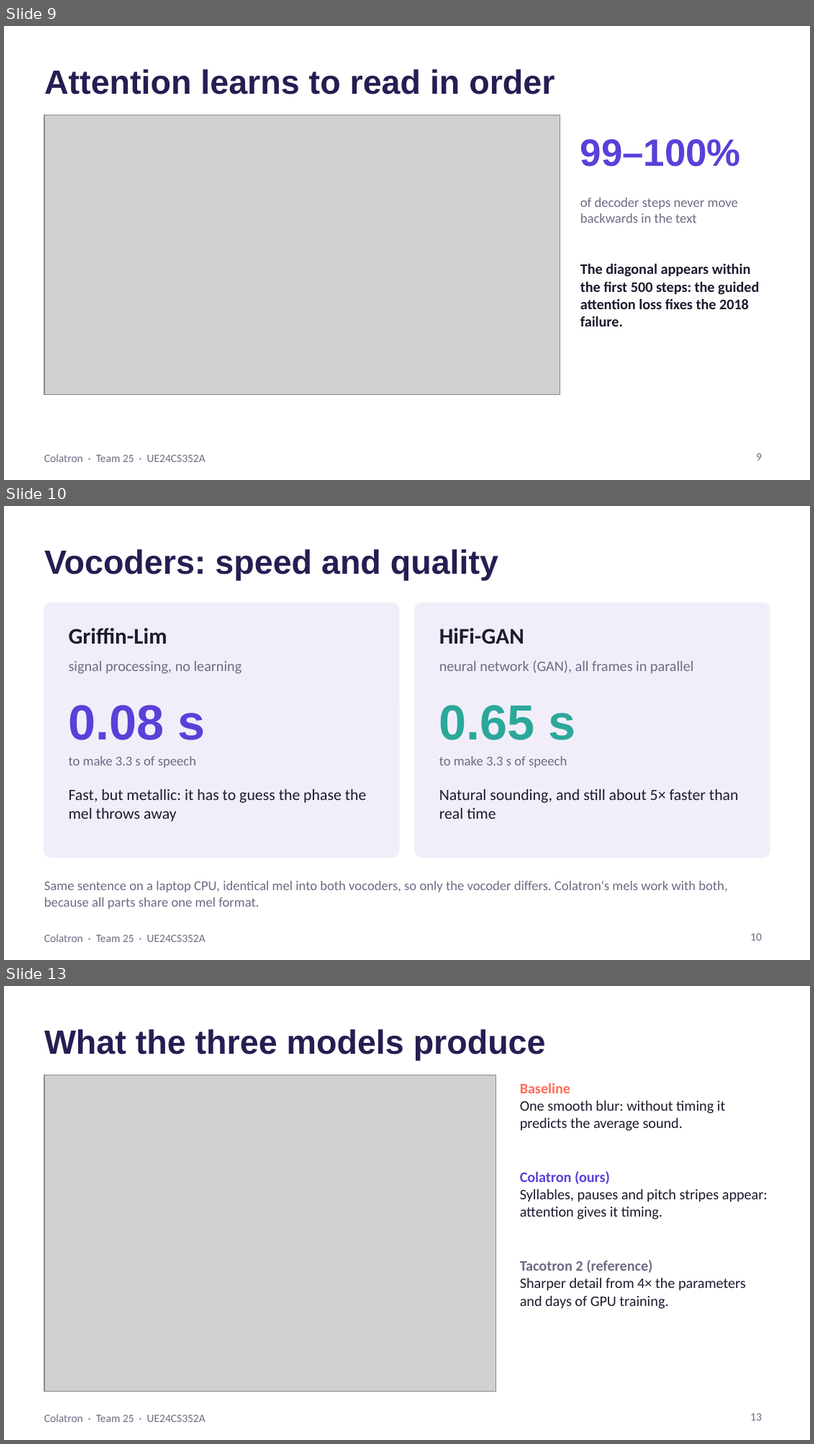
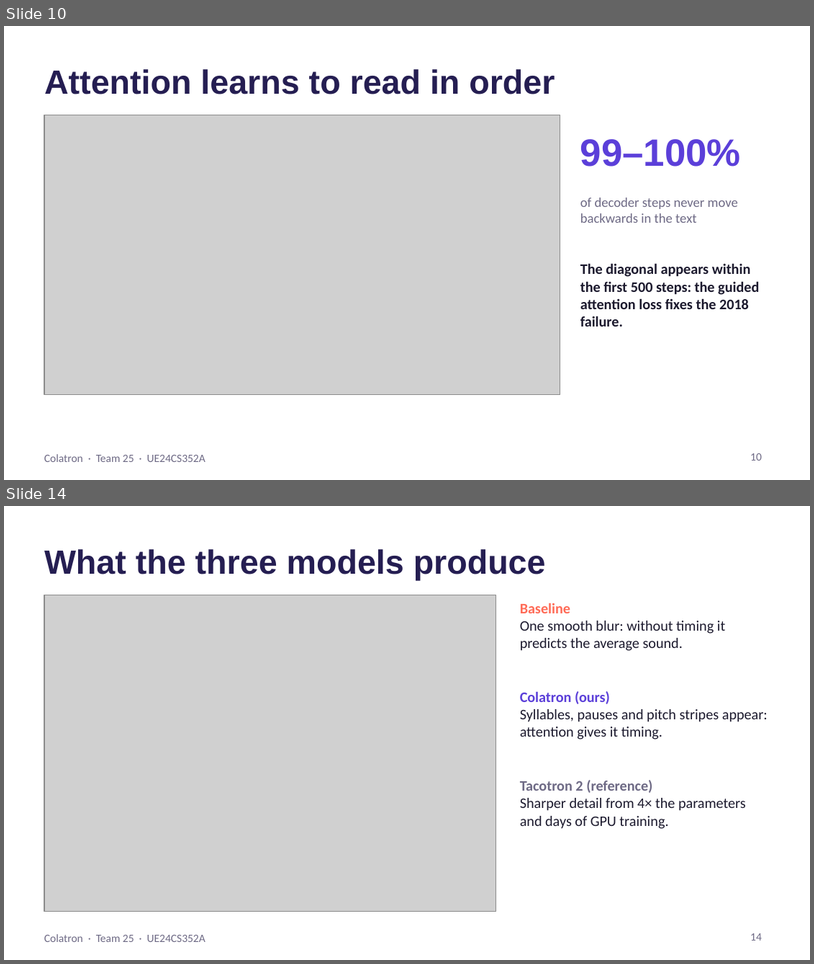
Before and after one commit to Mann0801/colatron-tts, a slide deck: report/Colatron_Slides.pptx. Shown one above the other, each under a label of ours: slides 9, 10 and 13 before the commit, slides 10 and 14 after it; the slides between them are not shown. The pictures are 814x1444 and 814x964 pixels, drawn with LibreOffice and Linux fonts; fonts in the diff are those of the drawing; grey boxes stand for pictures. Boxes give left, top, right and bottom in pixels: in the first picture for what was removed or moved away, otherwise in the second. Text is boxed around its words. In the diff, an @@ line names an element or a change of style, - is before the commit and + after.

```diff
--- a/report/Colatron_Slides.pptx
+++ b/report/Colatron_Slides.pptx
@@ slide 10 removed at (4, 506, 810, 960), background #FFFFFF; not listed: 1 template element that a slide beside it also shows @@
@@ title removed at (44, 549, 499, 580) @@
-Vocoders: speed and quality
@@ rounded rectangle removed at (44, 602, 399, 857) @@
@@ rounded rectangle removed at (415, 602, 770, 857) @@
@@ text removed at (69, 628, 167, 644) @@
-Griffin-Lim
@@ text removed at (440, 628, 525, 644) @@
-HiFi-GAN
@@ text removed at (69, 661, 242, 674) @@
-signal processing, no learning
@@ text removed at (440, 660, 694, 673) @@
-neural network (GAN), all frames in parallel
@@ text removed at (69, 705, 206, 740) @@
-0.08 s
@@ text removed at (440, 705, 576, 740) @@
-0.65 s
@@ text removed at (69, 756, 196, 767) @@
-to make 3.3 s of speech
@@ text removed at (440, 756, 567, 767) @@
-to make 3.3 s of speech
@@ text removed at (69, 789, 367, 821) @@
-Fast, but metallic: it has to guess the phase the mel throws away
@@ text removed at (440, 789, 739, 818) @@
-Natural sounding, and still about 5× faster than real time
@@ text removed at (44, 880, 728, 908) @@
-Same sentence on a laptop CPU, identical mel into both vocoders, so only the vocoder differs. Colatron's mels work with both, because all parts share one mel format.
@@ page number removed at (751, 933, 762, 940) @@
-10
@@ what was slide 9 is now slide 10 @@
@@ page number at (751, 453, 762, 460): text changed @@
-9
+10
@@ what was slide 13 is now slide 14 @@
@@ page number at (751, 933, 762, 940): text changed @@
-13
+14
```
Also in this commit, not shown: 4 slides changed, 2 slides added.
